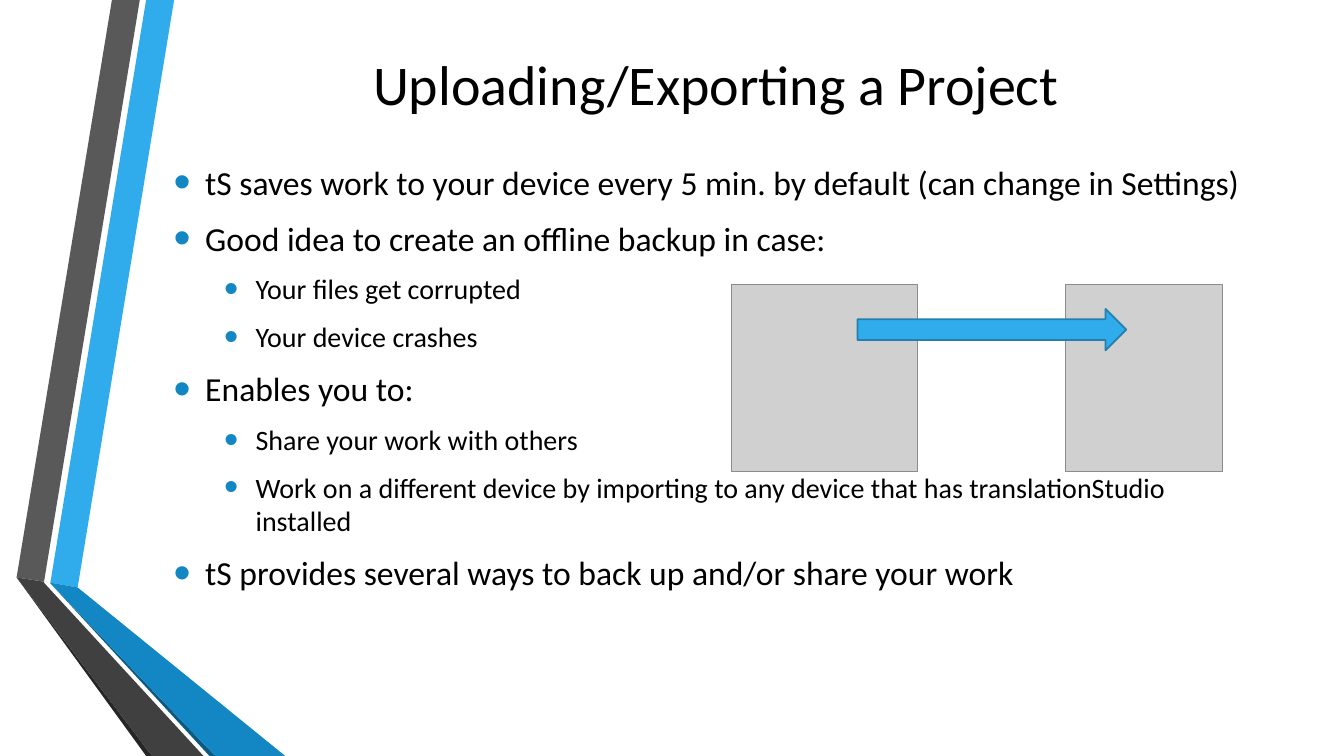
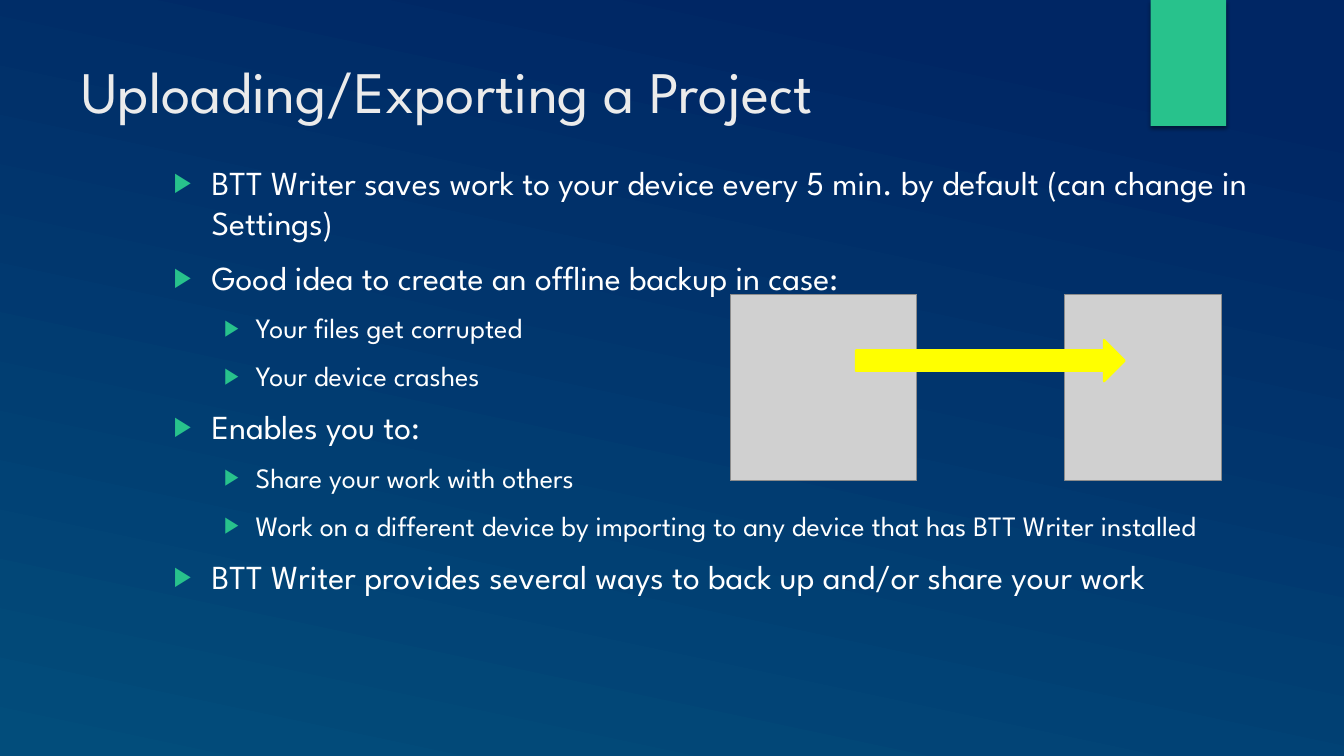
Before and after one commit to mondele/btt-writer-docs, a slide deck: slide 3 of docs/DUpload.pptx. Drawn at 1344x756 pixels with LibreOffice and Linux fonts; fonts in the diff are those of the drawing; grey boxes stand for pictures; background and template pictures are left out. Boxes give left, top, right and bottom in pixels: in the first picture for what was removed or moved away, otherwise in the second. Text is boxed around its words. In the diff, an @@ line names an element or a change of style, - is before the commit and + after.

```diff
--- a/docs/DUpload.pptx
+++ b/docs/DUpload.pptx
@@ background picture (left out) to gradient #002664 to #024E7B @@
@@ rectangle added at (1150,0,1226,126), fill #28C28C @@
@@ title "Uploading/Exporting a Project": place and size @@
-title "Uploading/Exporting a Project" at (373,66,1059,115)
+title "Uploading/Exporting a Project" at (81,72,812,126)
@@ title "Uploading/Exporting a Project" at (81,72,812,126): size 40 to 42 pt, font Calibri to League Spartan, text colour #000000 to #EBEBEB; alignment centre to left; vertical alignment middle to top @@
@@ text at (212,171,1247,243): text changed; font Calibri to League Spartan; text colour #000000 to #FFFFFF @@
-• tS saves work to your device every 5 min. by default (can change in Settings)
+▶ BTT Writer saves work to your device every 5 min. by default (can change in Settings)
@@ text at (212,266,838,494): font Calibri to League Spartan, text colour #000000 to #FFFFFF in "Good idea to create an offline backup ...", "Your files get corrupted", "Your device crashes", "Enables you to:" and 1 more places; bullet • to ▶; bullet colour #1287C3 to #28C28C @@
@@ picture: place and size @@
-picture at (731,284,918,471)
+picture at (730,294,917,481)
@@ picture: place and size @@
-picture at (1066,284,1222,471)
+picture at (1065,294,1221,481)
@@ right arrow: place and size @@
-right arrow at (858,310,1127,351)
+right arrow at (856,340,1125,381)
@@ right arrow at (856,340,1125,381): fill #30ACEC to #FFFF00; outline #247FAF 1.25 pt to #FFFF00 1.5 pt @@
@@ text at (212,516,1196,596): text changed; font Calibri to League Spartan; text colour #000000 to #FFFFFF @@
-  • Work on a different device by importing to any device that has translationStudio installed
-• tS provides several ways to back up and/or share your work
+  ▶ Work on a different device by importing to any device that has BTT Writer installed
+▶ BTT Writer provides several ways to back up and/or share your work
@@ group removed at (16,0,285,756): 6 freeform shapes @@
```
Also in this commit, not shown: 23 other slides changed, 1 slide added, 13 other files.
